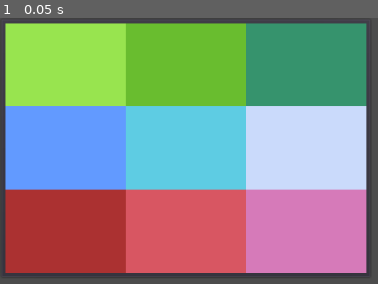
Above: before the commit, frame 1.
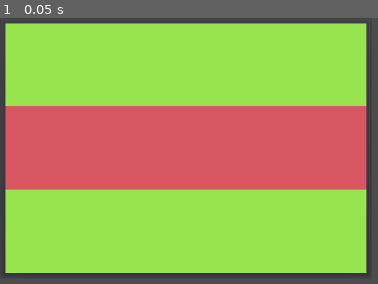
Above: after the commit, the same moment.

Repository: CalinDale/WFC-Generator
Game: Godot game, scene res://Scenes/App/App.tscn
The game is run twice, just before and just after one commit, with the same random seed, the same clock (stepped at 60 frames per second) and the same inputs.
Inputs:
- Up to frame 1 (0.05 s): no input

The runs differ from the first frame. In frame 1, 80% of the frame differs, in the area x 1-98%, y 1-96%.
Error before the commit: Invalid get index 'empty' (on base: 'Dictionary'). Did you mean '.empty()' or funcref(obj, "empty") ? (res://Resources/Pattern/Pattern.gd:35)

Commit message:
Now generates list of patterns and records commonality

Diff:
--- a/Resources/Pattern/Pattern.gd
+++ b/Resources/Pattern/Pattern.gd
@@ -10,8 +10,8 @@
 export var _data: Dictionary setget set_data
 export var _size: Vector2 setget set_size
 
-var _variation_strings := []
-var _string := ""
+var variation_strings := []
+var string := ""
 var _rotated_size : Vector2
 var _center : Vector2
 var _rotated_center : Vector2
@@ -27,24 +27,24 @@
 
 
 func _to_string() -> String:
-	return _string
+	return string
 
 
 func set_data(p_data: Dictionary) -> void:
 	_data = p_data
-	if not _data.empty:
-		_string = _stringify(p_data, _size)
-		_variation_strings = _generate_variation_strings(p_data)
+	if not _data.empty():
+		string = _stringify(p_data, _size)
+		variation_strings = _generate_variation_strings(p_data)
 	else:
-		_string = "empty pattern"
-		_variation_strings = []
+		string = "empty pattern"
+		variation_strings = []
 
 
 func set_size(p_size: Vector2) -> void:
 	_size = p_size
 	_rotated_size = Vector2(p_size.y, p_size.x)
-	_center = Vector2(min(0, (p_size.x - 1) / 2), min(0, (p_size.y - 1) / 2))
-	_rotated_center = Vector2(min(0, (_rotated_size.x - 1) / 2), min(0, (_rotated_size.y - 1) / 2))
+	_center = Vector2(max(0, (p_size.x - 1) / 2), max(0, (p_size.y - 1) / 2))
+	_rotated_center = Vector2(max(0, (_rotated_size.x - 1) / 2), max(0, (_rotated_size.y - 1) / 2))
 
 
 func _stringify(p_data: Dictionary, p_size: Vector2) -> String:
@@ -63,7 +63,7 @@
 # And mirroring both ways is the same as rotating 180
 # So if rotation and mirroring either way is allowed, we only need to cover the rotations of one mirror to cover them both.
 func _generate_variation_strings(p_data: Dictionary) -> Array:
-	var variation_strings := [_string]
+	var variation_strings := [string]
 
 	if rotatable:
 		variation_strings.append(_stringify(_rotate(p_data, _rotated_size, _rotated_center, 90), _rotated_size))
--- a/Scenes/App/App.tscn
+++ b/Scenes/App/App.tscn
@@ -3,7 +3,7 @@
 [ext_resource path="res://Scenes/WFCGenerator/WFCGenerator.tscn" type="PackedScene" id=1]
 [ext_resource path="res://Scenes/Interface/MapDisplay/MapDisplay.tscn" type="PackedScene" id=2]
 [ext_resource path="res://Scenes/App/App.gd" type="Script" id=3]
-[ext_resource path="res://Samples/3by3.png" type="Image" id=4]
+[ext_resource path="res://Samples/oneStripe.png" type="Image" id=4]
 
 [node name="App" type="Control"]
 script = ExtResource( 3 )
--- a/Scenes/WFCGenerator/PatternSlicer/PatternSlicer.gd
+++ b/Scenes/WFCGenerator/PatternSlicer/PatternSlicer.gd
@@ -18,16 +18,8 @@
 			var pattern := Pattern.new()
 			pattern._init({}, pattern_size, rotate, mirror_h, mirror_v)
 			pattern._data = _slice_tiles(slicable_map, map_coord, pattern_size)
-
-
-func _slice_tiles(map: Dictionary, map_coord: Vector2, pattern_size: Vector2) -> Dictionary:
-	var tiles := {}
-	for x in pattern_size.x:
-		for y in pattern_size.y:
-			var pattern_tile_coord := Vector2(x, y)
-			var map_tile_coord := map_coord + pattern_tile_coord
-			tiles[pattern_tile_coord] = map[map_tile_coord]
-	return tiles
+			patterns = _add_pattern(pattern, patterns)
+	print(patterns)
 
 
 func _add_wrapped_tiles(map: WFCMap, pattern_size: Vector2) -> Dictionary:
@@ -51,3 +43,26 @@
 			slicable_map.data[destination] = slicable_map.data[origin]
 
 	return slicable_map.data
+
+
+func _slice_tiles(map: Dictionary, map_coord: Vector2, pattern_size: Vector2) -> Dictionary:
+	var tiles := {}
+	for x in pattern_size.x:
+		for y in pattern_size.y:
+			var pattern_tile_coord := Vector2(x, y)
+			var map_tile_coord := map_coord + pattern_tile_coord
+			tiles[pattern_tile_coord] = map[map_tile_coord]
+	return tiles
+
+
+func _add_pattern(new_pattern: Pattern, patterns: Dictionary) -> Dictionary:
+	var match_found := false
+	for variation_string in new_pattern.variation_strings:
+		if not match_found:
+			if variation_string in patterns:
+				match_found = true
+				if prefer_common:
+					patterns[variation_string].commonality += 1
+	if not match_found:
+		patterns[new_pattern.string] = new_pattern
+	return patterns
Binary file added: Samples/oneColour.png
Not shown, added: Samples/oneColour.png.import
Binary file added: Samples/oneStripe.png
Not shown, added: Samples/oneStripe.png.import
